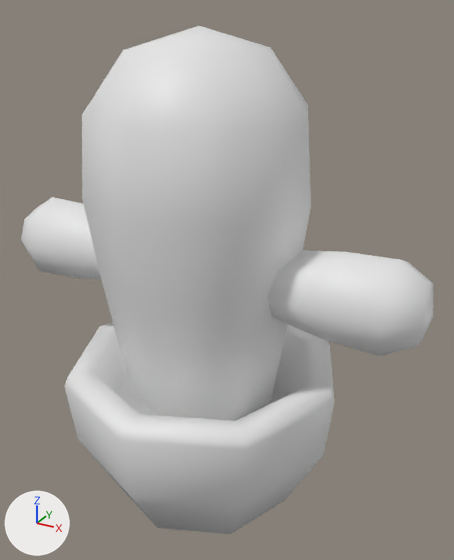
Renders of the FBX model el_escape_de_cactus/Assets/FBX/Models/Player/cactus.fbx from each side of a commit.
Camera for both pictures: a camera (50 mm lens) standing at (0.0651, -0.1076, 0.1074) and looking at (0.0045, 0.0027, 0.0523). Arrows for +X, +Y and +Z are at lower left; the lights stay in place. Where no turn or scale is listed for an object, it has been applied to the vertices.

Names of what the first picture shows: 'Cactus', 'Maceta'.
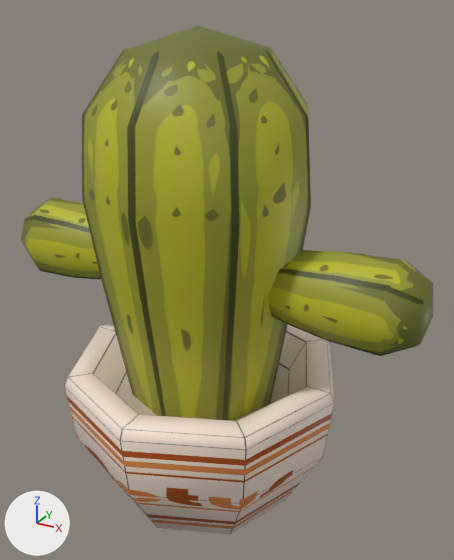
The change in detail:
Picture 'Maceta.png' (img_maceta_png) is new.
Picture 'Cactus.png' (img_cactus_png) is new.
Material 'Material.001' (mat_material_001) is new.
Its texture is img_maceta_png.
Material 'Material' (mat_material) is new.
Its texture is img_cactus_png.
me_circle_001 has 48 vertices, 42 faces and spans x -0.0316..0.0316, y -0.0316..0.0316, z 0.0..0.0331.
me_circle_001 is used by ob_maceta; location (0.0, 0.0, 0.0).
me_circle_001 part 1: texture (UV) coordinates of 42 of 42 faces, centred in x -0.0266..0.0266, y -0.0266..0.0266, z 0.0..0.0331, changed; they spanned u 0.0..1.0, v 0.0..1.0 and now span u 0.0..1.0, v 0.0..1.0.
me_circle_001 now uses material mat_material_001 (picture img_maceta_png).
me_sphere_006 has 150 vertices, 168 faces and spans x -0.0487..0.0487, y -0.024..0.024, z 0.0038..0.1037.
me_sphere_006 now uses material mat_material (picture img_cactus_png).

What differs and where, as boxes [x1, y1, x2, y2] in the pictures (454 x 560 px):
'Cactus', recoloured (grey to yellow): [21, 26, 433, 421] in both
'Maceta', recoloured, surface changed: [64, 322, 334, 534] in both
